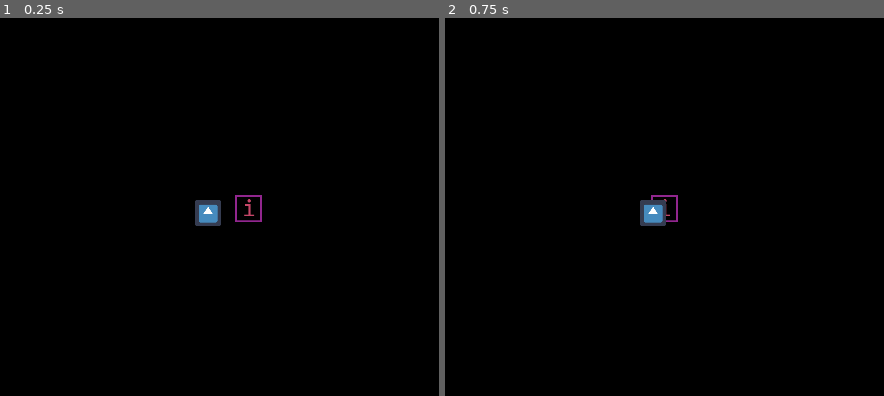
Above: before the commit, frames 1-2 (left to right).
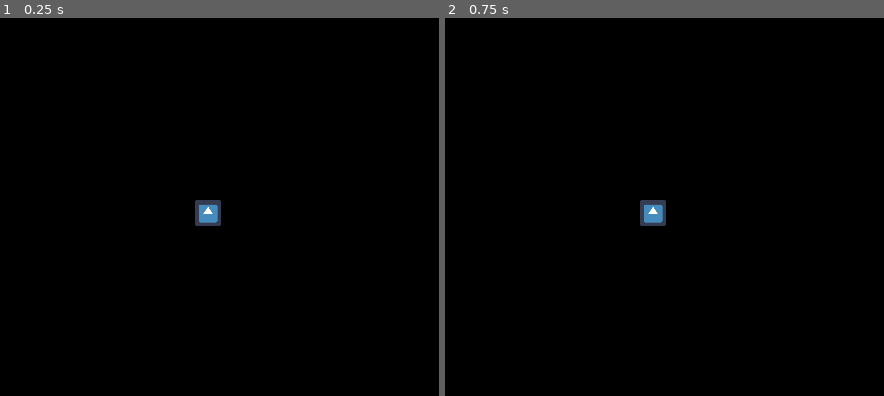
Above: after the commit, the same moments.

Repository: Team-JEDI/GodotWildJam16
Game: Godot game, scene res://scenes/LevelTemplate.tscn
Two runs of this game, one before a commit and one after it. Both use one fixed random seed, a clock stepped at 60 frames per second and the inputs below. The engine's default icon, where the game draws it, is replaced by a stand-in: a white triangle on a blue panel in a dark square.
Inputs:
- Up to frame 1 (0.25 s): no input
- Up to frame 2 (0.75 s): tap Enter at 0.5 s; hold Right (move_right) from 0.53 s (still down); hold Shift (sprint) from 0.53 s (still down)

The runs differ from the first frame. In frame 1, 0.2% of the frame differs, in the area x 53-60%, y 46-54%; in frame 2, less than 0.1%.

Commit message:
Adding snow tile to level tileset

Diff:
--- /dev/null
+++ b/game/assets/textures/env_tileset.tres
@@ -0,0 +1,15 @@
+[gd_resource type="TileSet" load_steps=2 format=2]
+
+[ext_resource path="res://assets/textures/tile_snow.png" type="Texture" id=1]
+
+[resource]
+0/name = "tile_snow.png 0"
+0/texture = ExtResource( 1 )
+0/tex_offset = Vector2( 0, 0 )
+0/modulate = Color( 1, 1, 1, 1 )
+0/region = Rect2( 0, 0, 64, 64 )
+0/tile_mode = 0
+0/occluder_offset = Vector2( 0, 0 )
+0/navigation_offset = Vector2( 0, 0 )
+0/shapes = [  ]
+0/z_index = 0
--- a/game/scenes/LevelTemplate.tscn
+++ b/game/scenes/LevelTemplate.tscn
@@ -1,21 +1,21 @@
 [gd_scene load_steps=5 format=2]
 
-[ext_resource path="res://assets/textures/darkness_material.tres" type="Material" id=1]
-[ext_resource path="res://assets/textures/temp_tileset.tres" type="TileSet" id=2]
-[ext_resource path="res://scenes/Interactable.tscn" type="PackedScene" id=3]
-[ext_resource path="res://scenes/Player.tscn" type="PackedScene" id=4]
+[ext_resource path="res://scenes/Player.tscn" type="PackedScene" id=1]
+[ext_resource path="res://assets/textures/env_tileset.tres" type="TileSet" id=2]
+[ext_resource path="res://assets/textures/darkness_material.tres" type="Material" id=3]
+[ext_resource path="res://scripts/LevelTemplate.gd" type="Script" id=4]
 
 [node name="Level" type="Node2D"]
-material = ExtResource( 1 )
+material = ExtResource( 3 )
+script = ExtResource( 4 )
 
 [node name="TileMap" type="TileMap" parent="."]
-material = ExtResource( 1 )
+use_parent_material = true
 tile_set = ExtResource( 2 )
 format = 1
 tile_data = PoolIntArray( -786423, 0, 0, -786422, 0, 0, -786421, 0, 0, -655384, 0, 0, -655383, 0, 0, -655382, 0, 0, -65 …(23611 unchanged characters)…
 
-[node name="Interactable" parent="." instance=ExtResource( 3 )]
-position = Vector2( 638.424, 360.567 )
+[node name="Character" parent="." instance=ExtResource( 1 )]
+position = Vector2( 524.847, 359.266 )
 
-[node name="Character" parent="." instance=ExtResource( 4 )]
-position = Vector2( 541.139, 370.781 )
+[node name="echos" type="Node2D" parent="."]
Binary file added: game/assets/textures/decal_footprints.png
Not shown, added: game/assets/textures/decal_footprints.png.import
Binary file added: game/assets/textures/tile_snow.png
Not shown, added: game/assets/textures/tile_snow.png.import
